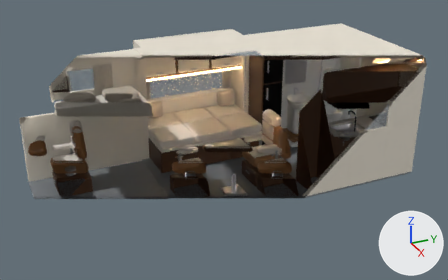
A saved change to the Blender file model/rv.blend.
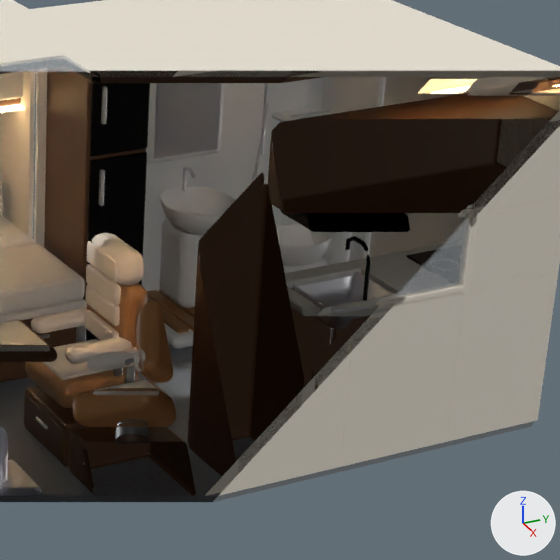
There are two pictures of each version: one whole from a 50 mm camera at (8.48, -2.73, 4.9) aimed at (-0.08, 1.12, 0.62), one close up on the part from 52% to 94% of the width and 11% to 78% of the height. The axes (+X, +Y, +Z) are drawn at lower right. The lights are the same throughout. The first two pictures are the older version. Everything nearer to the camera than a plane just in front of the edit is cut away.

Script lines for the objects in view, before the commit:
```python
me_cube = bpy.data.meshes.new('Cube')
me_cube.from_pydata(...)  # 1472 vertices, 1464 faces; spans x -0.3..0.3, y -0.75..0.75, z -0.45..0.45
# faces by material slot: [490, 392, 582]
me_cube.materials.append(mat_role_wood_cabinet)  # brown #593b24
me_cube.materials.append(mat_role_worktop)  # light grey #c9c7bf
me_cube.materials.append(mat_role_metal_chrome)  # white #e5e5eb
me_cube_009 = bpy.data.meshes.new('Cube.009')
me_cube_009.from_pydata(...)  # 4264 vertices, 4210 faces; spans x -0.35..0.35, y -0.7..0.7, z -0.98..0.98
# faces by material slot: [2732, 1274, 204]
me_cube_009.materials.append(mat_role_washroom_shell)  # white #f7f7f5
me_cube_009.materials.append(mat_role_washroom_duckboard)  # brown #996b3d
me_cube_009.materials.append(mat_role_metal_chrome)  # white #e5e5eb
me_cube_073 = bpy.data.meshes.new('Cube.073')
me_cube_073.from_pydata(...)  # 1488 vertices, 1496 faces; spans x -0.26..0.26, y -0.26..0.26, z -0.575..0.575
# faces by material slot: [196, 320, 196, 784]
me_cube_073.materials.append(mat_role_wood_cabinet)  # brown #593b24
me_cube_073.materials.append(mat_role_metal_brushed)  # light grey #b8bdbf
me_cube_073.materials.append(mat_role_upholstery_bolster)  # brown #b07f52
me_cube_073.materials.append(mat_role_upholstery_seat)  # white #e8e0d6
ob_dinette_chair_aft_out = bpy.data.objects.new('dinette_chair_aft_out', me_cube_073)
ob_dinette_chair_aft_out.location = (0.89, 1.62, 0.575)
ob_galley_run = bpy.data.objects.new('galley_run', me_cube)
ob_galley_run.location = (0.85, 3.3, 0.45)
ob_washroom_pod = bpy.data.objects.new('washroom_pod', me_cube_009)
ob_washroom_pod.location = (-0.8, 3.35, 0.975)
# also in view: 'galley_details' at (0.83, 3.3, 1.12); 'slideout_base' at (-1.09, 1.1, 0.2); 'galley_overhead' at (0.85, 3.3, 1.58); 'shell_details' at (-0.29, 1.05, 1.0); 'ceiling' at (0.0, 2.03, 2.02)
```
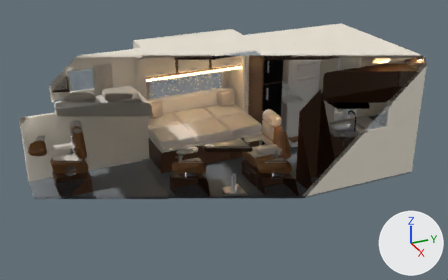
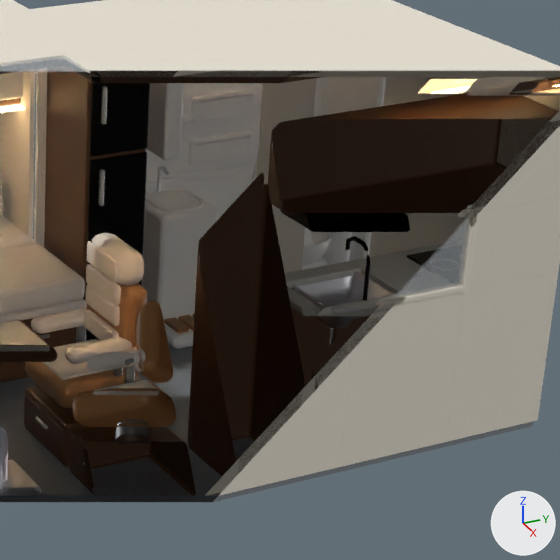
What differs and where, as boxes (x1, y1, x2, y2) in the close-ups (560 x 560 px; the box of a moved part takes in the faces that stretch with it):
```json
{"part": 1, "of": "me_cube_009", "change": "moved or reshaped", "before": [182, 167, 196, 192], "after": [156, 166, 169, 192]}
{"part": 2, "of": "me_cube_009", "change": "moved or reshaped", "before": [154, 83, 222, 159], "on screen": "not visible afterwards"}
{"part": 3, "of": "me_cube_009", "change": "added", "after": [182, 103, 262, 123], "on screen": "mostly hidden"}
{"part": 4, "of": "me_cube_009", "change": "moved or reshaped", "before": [291, 109, 330, 118], "after": [195, 135, 251, 146]}
{"part": 5, "of": "me_cube_009", "change": "moved or reshaped", "after": [197, 93, 253, 103], "on screen": "not visible before"}
{"part": 6, "of": "me_cube_009", "change": "added", "after": [145, 186, 204, 212]}
{"part": 7, "of": "me_cube_009", "change": "added", "after": [146, 83, 184, 160]}
{"part": 8, "of": "me_cube_009", "change": "added", "after": [188, 131, 252, 165]}
{"part": 9, "of": "me_cube_009", "change": "added", "after": [191, 88, 254, 122]}
{"part": 10, "of": "me_cube_009", "change": "added", "after": [257, 78, 317, 288]}
{"part": 11, "of": "me_cube_009", "change": "deleted", "before": [159, 212, 202, 308]}
{"part": 12, "of": "me_cube_009", "change": "deleted", "before": [272, 108, 327, 122]}
{"part": 13, "of": "me_cube_009", "change": "built on", "before": [146, 83, 236, 236], "after": [142, 186, 218, 324]}
```

Scene script edits in JSON lines:
```json
{"block": "me_cube_009", "where": "# used by ob_washroom_pod; location = (-0.8, 3.35, 0.975)"}
{"op": "remove", "block": "me_cube_009", "code": "me_cube_009.from_pydata(...)  # 4264 vertices, 4210 faces; spans x -0.35..0.35, y -0.7..0.7, z -0.98..0.98"}
{"op": "add", "block": "me_cube_009", "code": "me_cube_009.from_pydata(...)  # 4776 vertices, 4716 faces; spans x -0.35..0.35, y -0.7..0.7, z -0.98..0.98"}
{"block": "me_cube_009", "change": "me_cube_009 part 1: the loose piece of 32 vertices spanning x -0.23..-0.1, y -0.35..-0.33, z -0.18..0.0 is moved by (-0.07, -0.15, 0.01)"}
{"block": "me_cube_009", "change": "me_cube_009 part 2: the loose piece of 96 vertices spanning x -0.27..-0.26, y -0.54..-0.08, z 0.05..0.66 is scaled about its middle by (1.77, 2.85, 0.0684), then moved by (-0.02, 0.31, -0.88), in mat_role_washroom_shell (white #f7f7f5)"}
{"block": "me_cube_009", "change": "me_cube_009 part 3: the loose piece of 96 vertices spanning x -0.35..-0.3, y -0.7..0.7, z -0.98..0.98 is copied, and the copy is scaled about its middle by (0.415, 0.938, 0.0214), then moved by (0.03, 0.0, 0.27); it spans x -0.3..-0.28, y -0.65..0.65, z 0.25..0.3"}
{"block": "me_cube_009", "change": "me_cube_009 part 4: the loose piece of 16 vertices spanning x -0.11..-0.1, y 0.34..0.62, z 0.25..0.26 is scaled about its middle by (0.875, 1.43, 0.875), then moved by (-0.16, -0.53, -0.15)"}
{"block": "me_cube_009", "change": "me_cube_009 part 5: the loose piece of 16 vertices spanning x -0.11..-0.1, y 0.34..0.62, z 0.55..0.56 is scaled about its middle by (0.875, 1.43, 0.875), then moved by (-0.16, -0.53, -0.17)"}
{"block": "me_cube_009", "change": "me_cube_009 part 6: a new loose piece of 320 vertices spanning x -0.3..0.1, y -0.65..-0.33, z -0.27..-0.16, in mat_role_washroom_shell (white #f7f7f5)"}
{"block": "me_cube_009", "change": "me_cube_009 part 7: a new loose piece of 96 vertices spanning x -0.33..0.13, y -0.7..-0.58, z 0.18..0.7, in mat_role_washroom_shell (white #f7f7f5)"}
{"block": "me_cube_009", "change": "me_cube_009 part 8: a new loose piece of 96 vertices spanning x -0.33..-0.27, y -0.27..0.17, z -0.04..0.12, in mat_role_washroom_shell (white #f7f7f5)"}
{"block": "me_cube_009", "change": "me_cube_009 part 9: a new loose piece of 96 vertices spanning x -0.33..-0.27, y -0.27..0.17, z 0.24..0.4, in mat_role_washroom_shell (white #f7f7f5)"}
{"block": "me_cube_009", "change": "me_cube_009 part 10: a new loose piece of 96 vertices spanning x 0.32..0.34, y -0.17..0.2, z -0.7..0.85, in mat_role_textile_curtain (pale yellow #d9cfbf)"}
{"block": "me_cube_009", "change": "me_cube_009 part 11: the loose piece of 96 vertices spanning x -0.25..0.09, y -0.5..-0.2, z -0.86..-0.31 is deleted"}
{"block": "me_cube_009", "change": "me_cube_009 part 12: the loose piece of 96 vertices spanning x -0.31..-0.1, y 0.33..0.63, z 0.19..0.22 is deleted"}
{"block": "me_cube_009", "change": "me_cube_009 part 13: 1 vertex moved within x -0.31, y -0.3, z -0.19; 415 vertices removed from x -0.33..0.23, y -0.57..-0.04, z -0.34..0.7; 95 vertices added at x -0.33..0.13, y -0.69..-0.29, z -0.98..-0.18"}
{"block": "me_cube_009", "change": "other edits to the shape of me_cube_009 do not show in these pictures"}
{"op": "add", "block": "me_cube_009", "code": "me_cube_009.materials.append(mat_role_textile_curtain)  # pale yellow #d9cfbf"}
```
